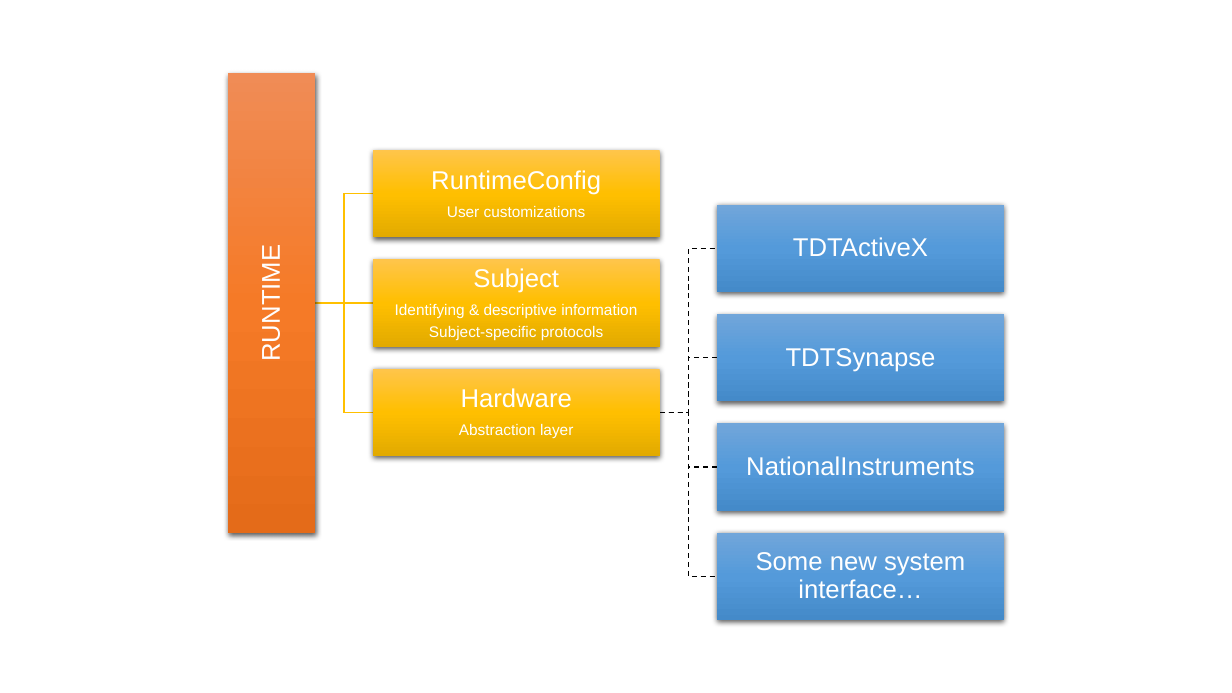
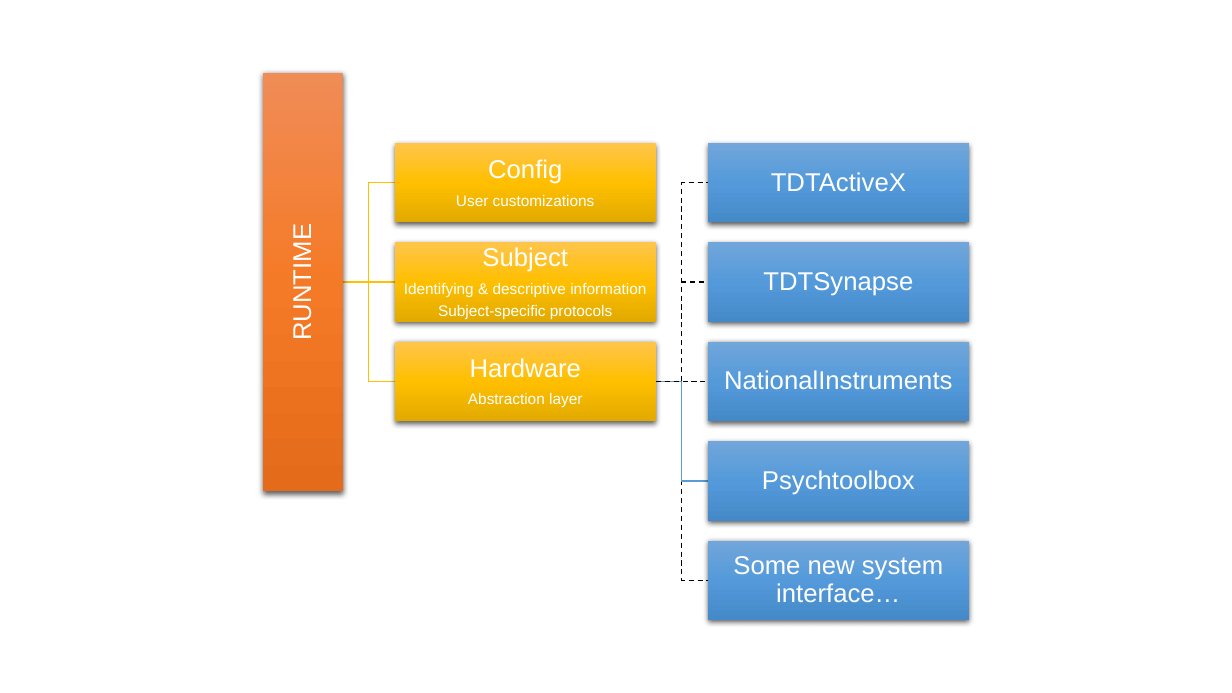
Before and after one commit to dstolz/epsych_v1.1, a slide deck: slide 1 of epsych_v2_design.pptx. Drawn at 1232x693 pixels with LibreOffice and Linux fonts; fonts in the diff are those of the drawing. Boxes give left, top, right and bottom in pixels: in the first picture for what was removed or moved away, otherwise in the second. Text is boxed around its words. In the diff, an @@ line names an element or a change of style, - is before the commit and + after.

```diff
--- a/epsych_v2_design.pptx
+++ b/epsych_v2_design.pptx
@@ text "RUNTIME": place and size @@
-text "RUNTIME" at (257, 256, 286, 359)
+text "RUNTIME" at (288, 235, 317, 338)
@@ rectangle: place and size @@
-rectangle at (228, 73, 316, 534)
+rectangle at (263, 73, 342, 491)
@@ rectangle: place and size @@
-rectangle at (372, 150, 660, 238)
+rectangle at (395, 143, 655, 223)
@@ text "Config": place and size @@
-text "Config" at (431, 170, 601, 217)
+text "Config" at (456, 159, 595, 206)
@@ text "TDTActiveX": place and size @@
-text "TDTActiveX" at (793, 237, 928, 256)
+text "TDTActiveX" at (771, 172, 906, 191)
@@ rectangle added at (708, 143, 969, 223), fill gradient #71A6DB to #559BDB to #448ACA @@
@@ text at (488, 159, 562, 183): text changed @@
-RuntimeConfig
+Config
@@ freeform shape: place and size @@
-freeform shape at (315, 194, 372, 303)
+freeform shape at (343, 183, 395, 283)
@@ freeform shape added at (656, 183, 708, 382), outline #000000 1 pt dashed @@
@@ text "Subject": place and size @@
-text "Subject" at (395, 268, 637, 340)
+text "Subject" at (404, 247, 646, 320)
@@ rectangle: place and size @@
-rectangle at (372, 260, 660, 348)
+rectangle at (395, 242, 655, 322)
@@ text "TDTSynapse": place and size @@
-text "TDTSynapse" at (786, 348, 936, 372)
+text "TDTSynapse" at (763, 272, 913, 296)
@@ rectangle: place and size @@
-rectangle at (717, 204, 1005, 292)
+rectangle at (708, 242, 969, 322)
@@ freeform shape: place and size @@
-freeform shape at (315, 299, 372, 308)
+freeform shape at (343, 277, 395, 287)
@@ freeform shape: place and size @@
-freeform shape at (315, 303, 372, 412)
+freeform shape at (343, 282, 395, 382)
@@ freeform shape: place and size @@
-freeform shape at (660, 249, 717, 413)
+freeform shape at (656, 282, 708, 382)
@@ text "Hardware": place and size @@
-text "Hardware" at (459, 388, 573, 439)
+text "Hardware" at (468, 358, 582, 408)
@@ rectangle: place and size @@
-rectangle at (372, 369, 660, 457)
+rectangle at (395, 342, 655, 421)
@@ text "NationalInstruments": place and size @@
-text "NationalInstruments" at (746, 456, 974, 475)
+text "NationalInstruments" at (724, 370, 952, 389)
@@ rectangle: place and size @@
-rectangle at (717, 314, 1005, 402)
+rectangle at (708, 342, 969, 421)
@@ freeform shape: place and size @@
-freeform shape at (660, 412, 717, 577)
+freeform shape at (656, 382, 708, 580)
@@ freeform shape: place and size @@
-freeform shape at (660, 358, 717, 412)
+freeform shape at (656, 377, 708, 386)
@@ freeform shape: place and size @@
-freeform shape at (660, 412, 717, 467)
+freeform shape at (656, 382, 708, 482)
@@ freeform shape at (656, 382, 708, 482): outline #000000 1 pt dashed to #5B9BD5 1 pt @@
@@ rectangle: place and size @@
-rectangle at (717, 423, 1005, 511)
+rectangle at (708, 442, 969, 521)
@@ text added at (762, 470, 915, 495), 20 pt, text #FFFFFF @@
+Psychtoolbox
@@ text "Some new system interface…": place and size @@
-text "Some new system interface…" at (756, 552, 965, 598)
+text "Some new system interface…" at (733, 556, 943, 602)
@@ rectangle: place and size @@
-rectangle at (717, 532, 1005, 620)
+rectangle at (708, 541, 969, 620)
```
Also in this commit, not shown: 1 slide added, 14 other files.
